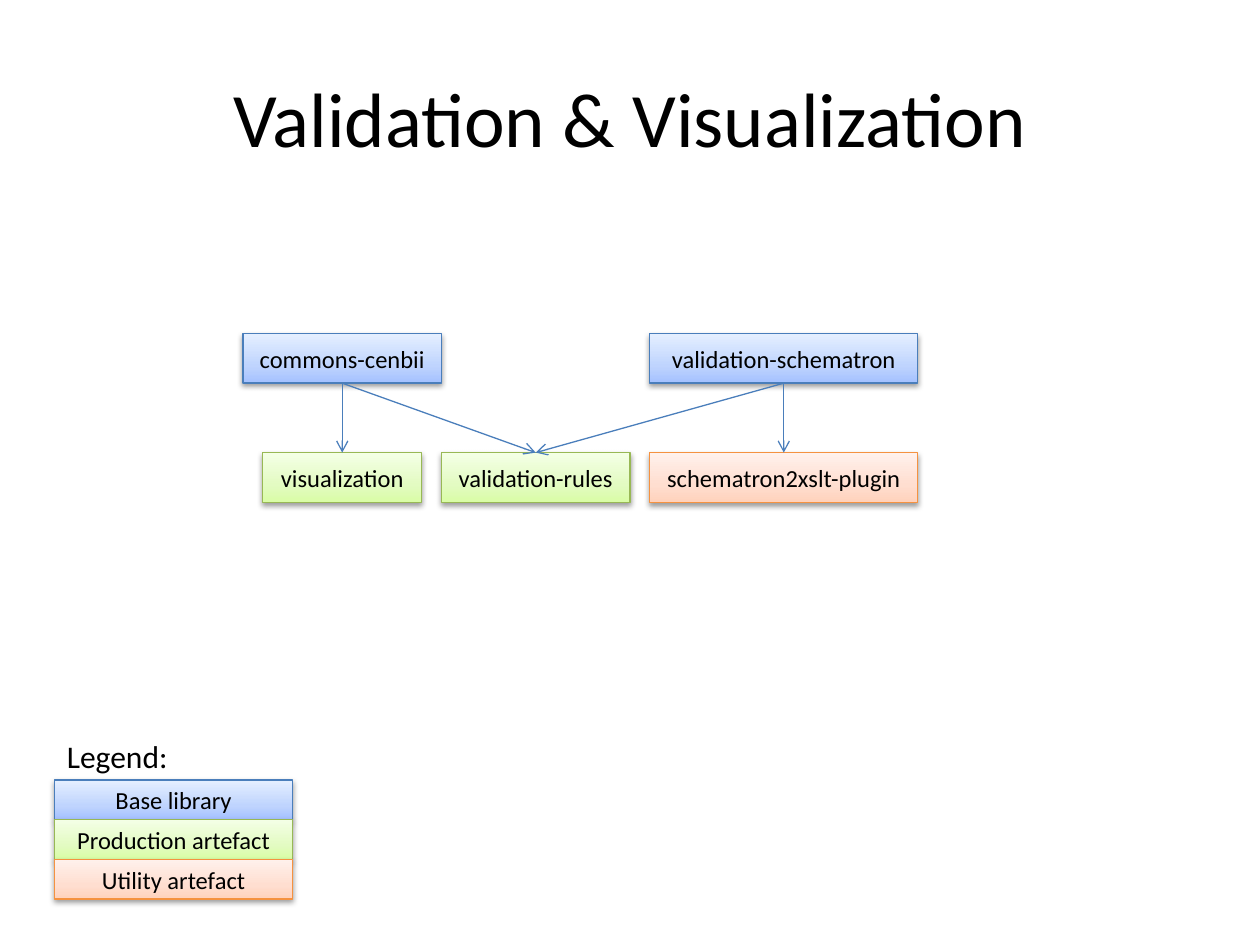
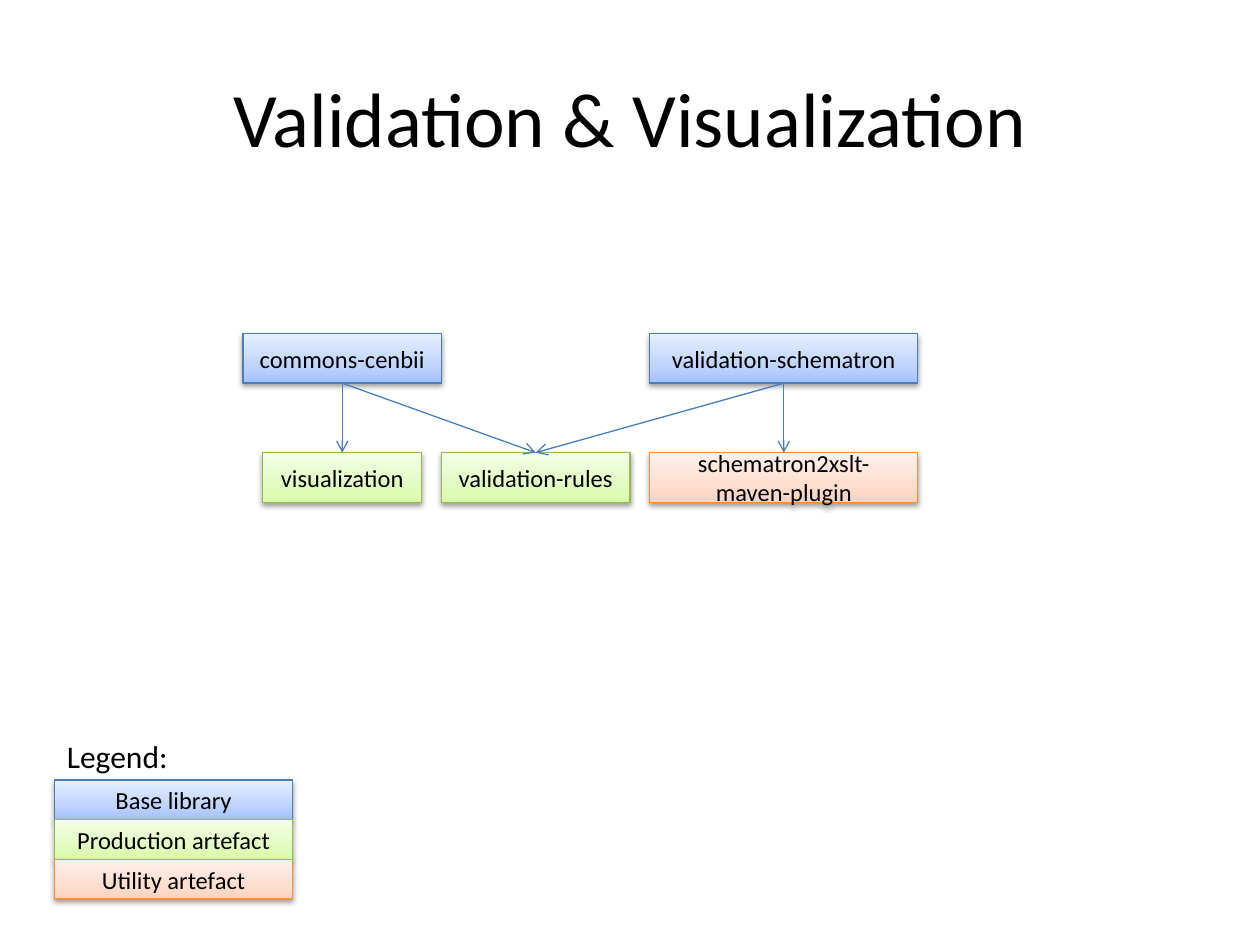
Before and after one commit to phax/peppol-silicone, a slide deck: slide 3 of docs/peppol-silicone dependencies.pptx. Drawn at 1260x945 pixels with LibreOffice and Linux fonts; fonts in the diff are those of the drawing. Boxes give left, top, right and bottom in pixels: in the first picture for what was removed or moved away, otherwise in the second. Text is boxed around its words. In the diff, an @@ line names an element or a change of style, - is before the commit and + after.

```diff
--- a/docs/peppol-silicone dependencies.pptx
+++ b/docs/peppol-silicone dependencies.pptx
@@ text in rectangle at [698,452,869,508]: text changed @@
-schematron2xslt-plugin
+schematron2xslt-maven-plugin
```
Also in this commit, not shown: 1 other slide changed.
